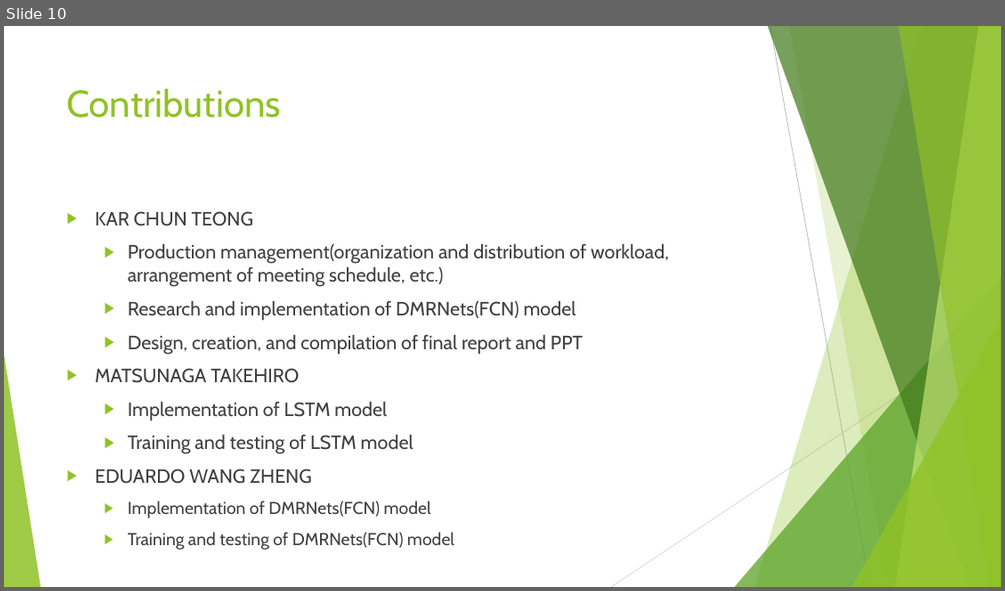
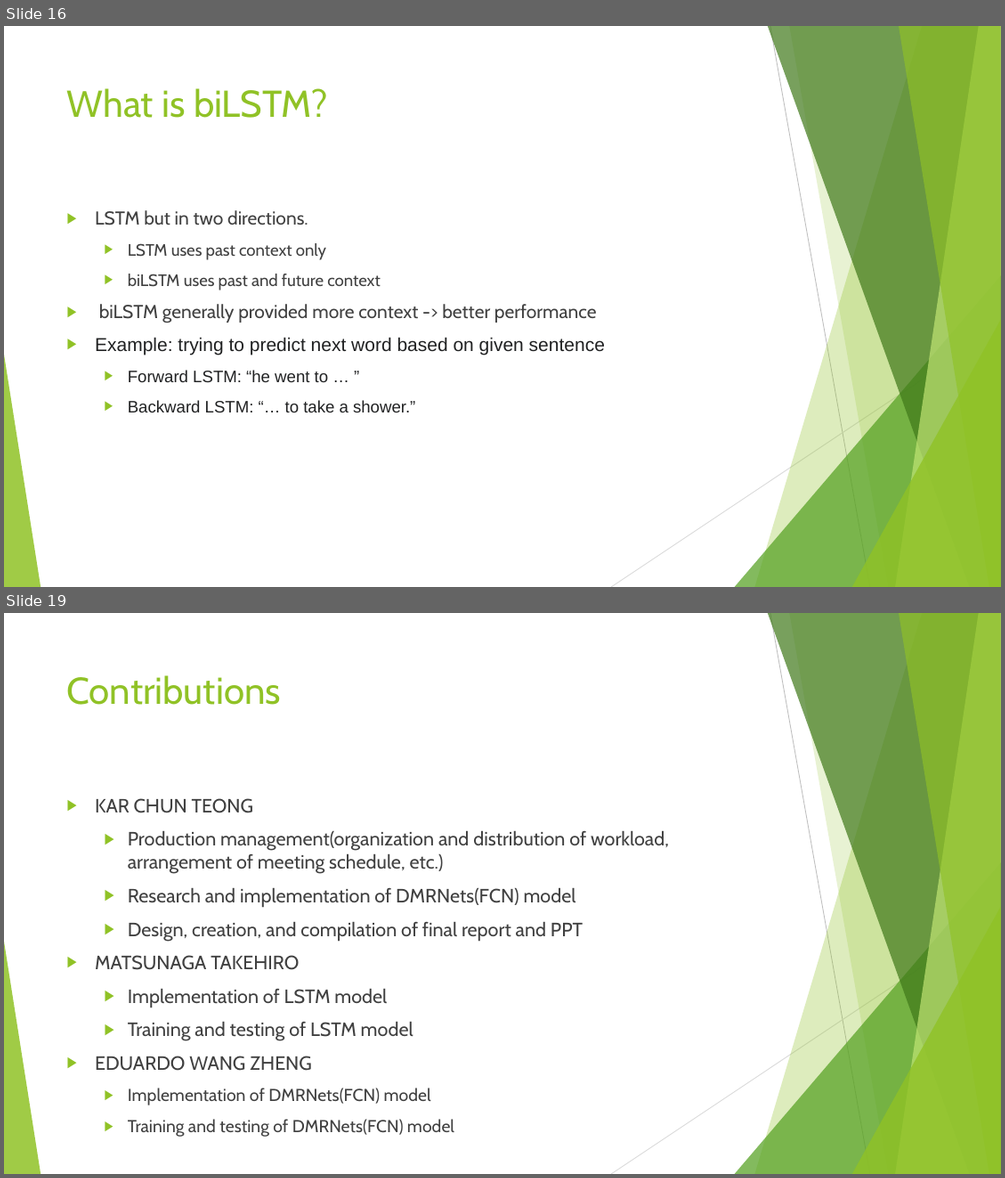
Before and after one commit to VongolaTeong/Multi-label-Classification-on-YouTube-8M, a slide deck: 518030990014.pptx. Shown one above the other, each under a label of ours: slide 10 before the commit, slides 16 and 19 after it; the slides between them are not shown. The pictures are 1005x591 and 1005x1178 pixels, drawn with LibreOffice and Linux fonts; fonts in the diff are those of the drawing. Boxes give left, top, right and bottom in pixels: in the first picture for what was removed or moved away, otherwise in the second. Text is boxed around its words. In the diff, an @@ line names an element or a change of style, - is before the commit and + after.

Commit message:
update ppt and report
add lstm and bilstm

```diff
--- a/518030990014.pptx
+++ b/518030990014.pptx
@@ slide 16 added at bbox=[4, 26, 1001, 587], background #FFFFFF; not listed: 10 template elements that a slide beside it also shows @@
@@ title added at bbox=[67, 88, 328, 118], 36 pt, text #90C226 @@
+What is biLSTM?
@@ text added at bbox=[95, 210, 605, 412], 18 pt, text #404040 @@
+▶ LSTM but in two directions.
+  ▶ LSTM uses past context only
+  ▶ biLSTM uses past and future context
+▶ biLSTM generally provided more context -> better performance
+▶ Example: trying to predict next word based on given sentence
+  ▶ Forward LSTM: “he went to … ”
+  ▶ Backward LSTM: “… to take a shower.”
@@ what was slide 10 is now slide 19 @@
```
Also in this commit, not shown: 2 slides changed, 8 other slides added, 5 other files.
